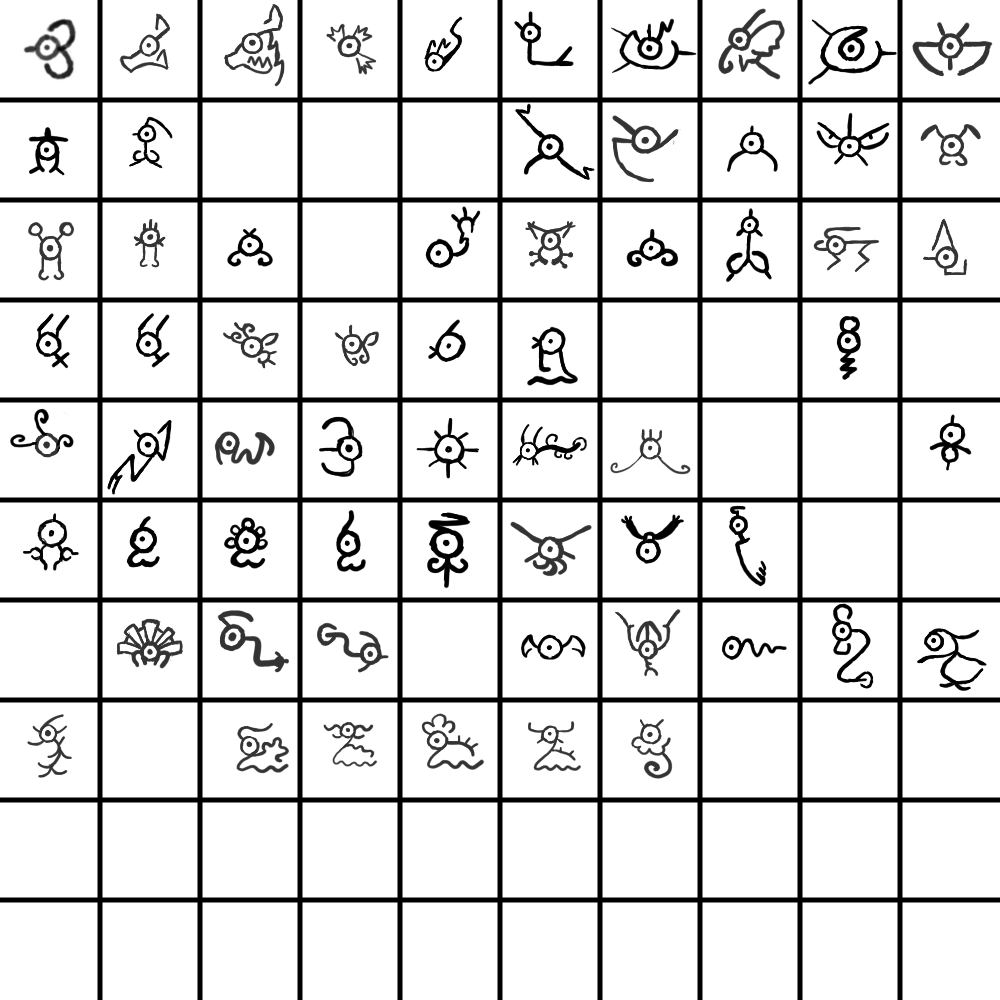
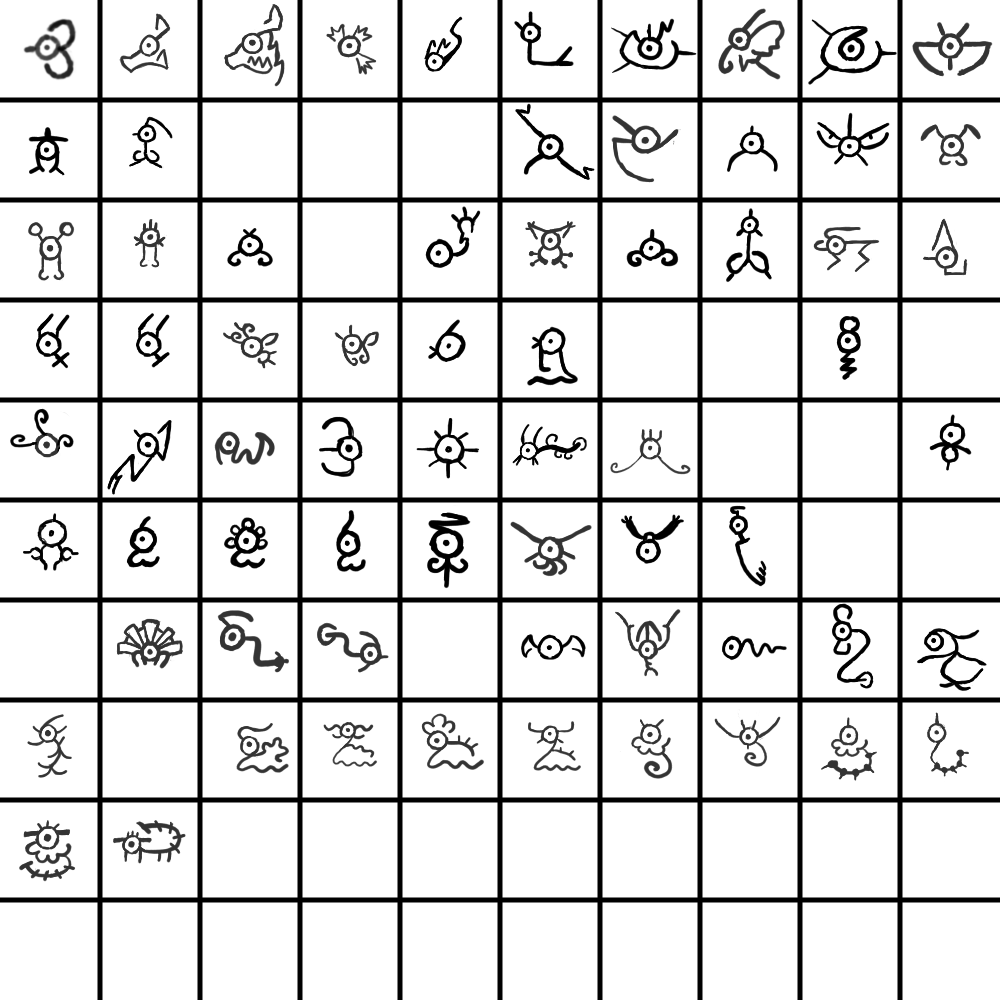
Layered file, before and after one edit (1000×1000). Changes by layer:
painted on "Paint Layer 1" over [19, 709, 969, 882]
